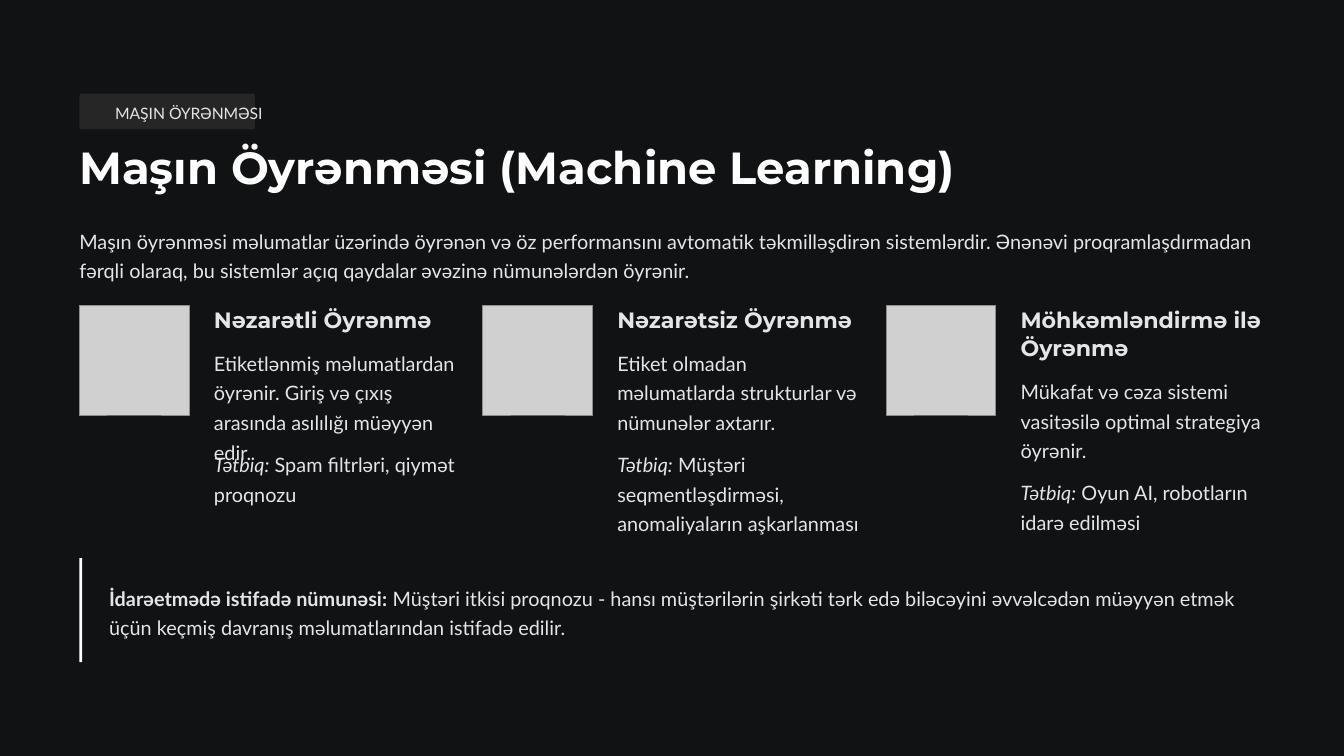
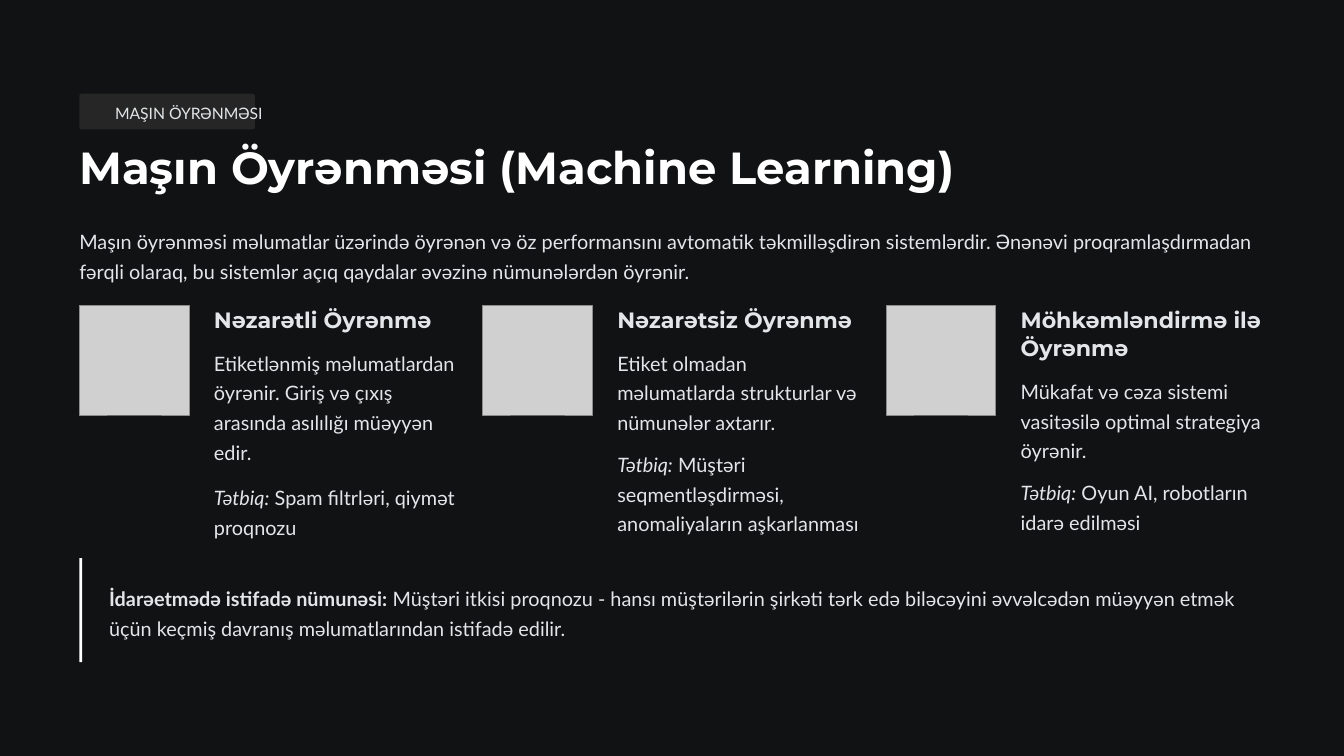
Before and after one commit to oiskenderov/ai-management-course, a slide deck: slide 6 of Seperated/Presentations/L2-Suni-Intellektin-Novleri-ve-Idareetmede-Tetbiqi.pptx. Drawn at 1344x756 pixels with LibreOffice and Linux fonts; fonts in the diff are those of the drawing; grey boxes stand for pictures; background and template pictures are left out. Boxes give left, top, right and bottom in pixels: in the first picture for what was removed or moved away, otherwise in the second. Text is boxed around its words. In the diff, an @@ line names an element or a change of style, - is before the commit and + after.

```diff
--- a/Seperated/Presentations/L2-Suni-Intellektin-Novleri-ve-Idareetmede-Tetbiqi.pptx
+++ b/Seperated/Presentations/L2-Suni-Intellektin-Novleri-ve-Idareetmede-Tetbiqi.pptx
@@ text "Tətbiq: Spam filtrləri, qiymət proqnozu": place and size @@
-text "Tətbiq: Spam filtrləri, qiymət proqnozu" at (214, 455, 455, 506)
+text "Tətbiq: Spam filtrləri, qiymət proqnozu" at (214, 490, 455, 539)
```
Also in this commit, not shown: 4 other slides changed, 1 slide added, 1 other file.
